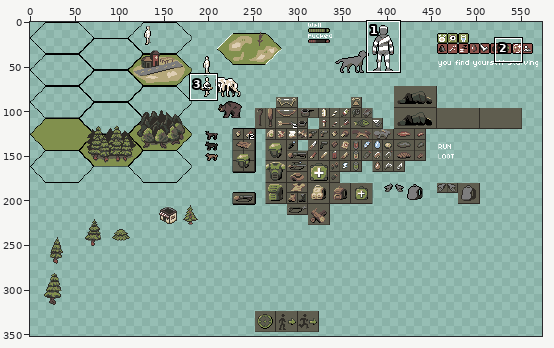
Pixel-art file -- Resources/Aseprite/mockup.aseprite. The first picture is a wide view before the edit; the outline marks the close-up.
Close-up. Old version:
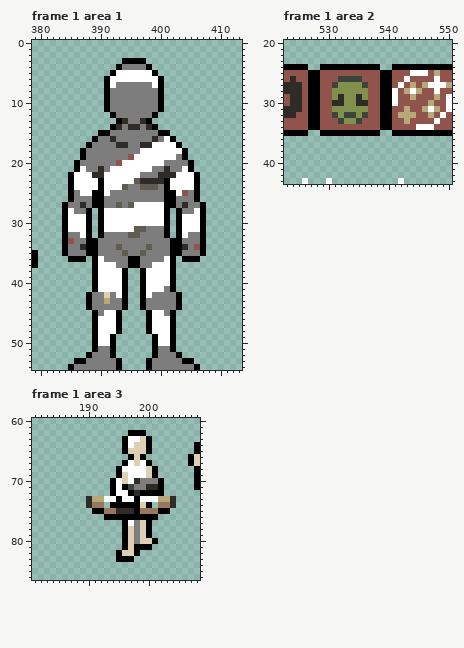
800x450 pixels, 5 frames. Shown: frame 1 area 1: x 379..413, y 0..54; frame 1 area 2: x 523..550, y 20..43; frame 1 area 3: x 181..208, y 60..86. The wide view leaves out empty margins. The commit also changed other frames or places, which this record leaves out.
After:
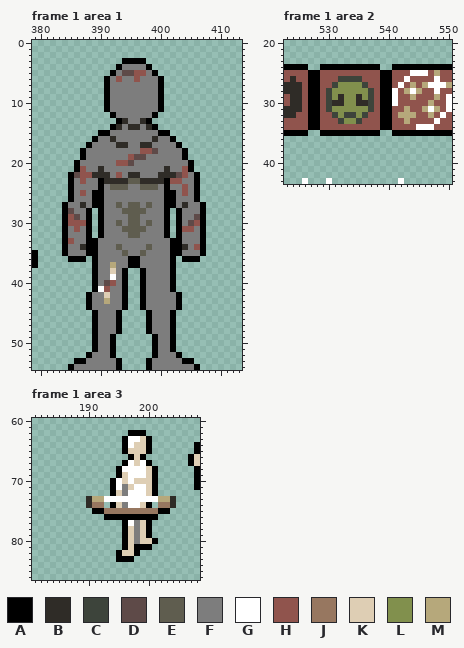
Palette (. is transparent): A #000000  B #2f2c27  C #3d443b  D #5e4a48  E #5f5d4f  F #7d7d7d  G #ffffff  H #90544d  J #977760  K #deceb4  L #81904d  M #b6a87b
From the commit log: Added UIManager class Added ui inspirations in resources Started a ui mockup draft
Change:
layer "Layer 4" now hidden
layer "bandages" now hidden
Changed rows in their new state; - is an unchanged pixel.
Frame 1 area 1:
first column x 392:
 5 -FDDHHF-
 6 FHFFHFFF
 7 F------F
first column x 385:
16 ----------------F-----
17 --------------FFFF----
18 ------------HHDFFFF---
19 -----------DDFFFFF----
20 ---------HDFFFFF------
21 --H----FFFFFFF-----H--
22 -DHH--BFHFBB------DHF-
23 -FHFF-BBBBE------HHFF-
24 -FFFF-FEE--------FFHF-
25 --HF--F-----------F---
27 -----------EFEFF------
28 D-----FFFEEEEFFF-----F
29 HDF---FFFFEEFFFF---FFD
30 HHH---FFEFEEFEFF---FDH
31 FHF---FFFEE--------HHF
32 --F----------------F--
first column x 390:
36 F----------F
37 FFM------FFF
38 FFKF----FFFF
39 FF-F----FFFF
40 FDHF----FFFF
41 -HFF----FFF-
42 ---F----F---
45 -FF------FF-
46 FFF------FFF
47 FFF------FFF
48 FFF------FFF
49 FF--------FF
50 FF--------FF
Frame 1 area 2, layer "items":
first column x 530:
28 C------C
29 C------C
30 C------C
31 C------C
Frame 1 area 3:
first column x 195:
70 ---KKKA.
71 -FKGGKA.
72 KFGGGK-.
73 G--G----
74 KFGG----
75 JJJJ----
